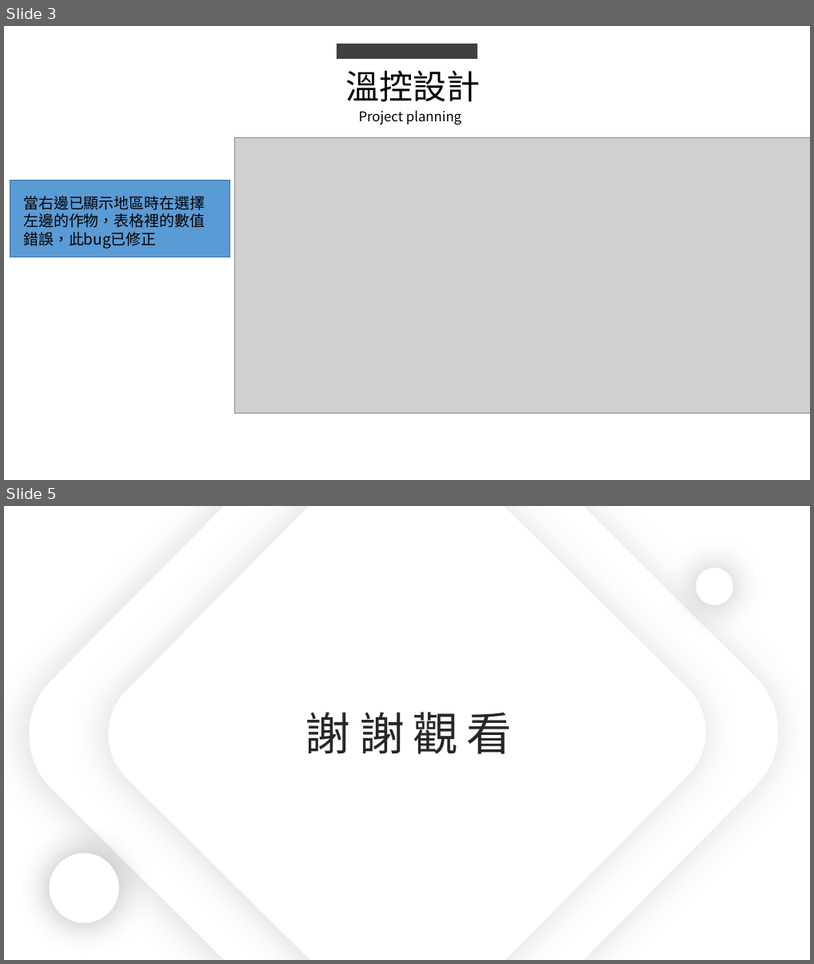
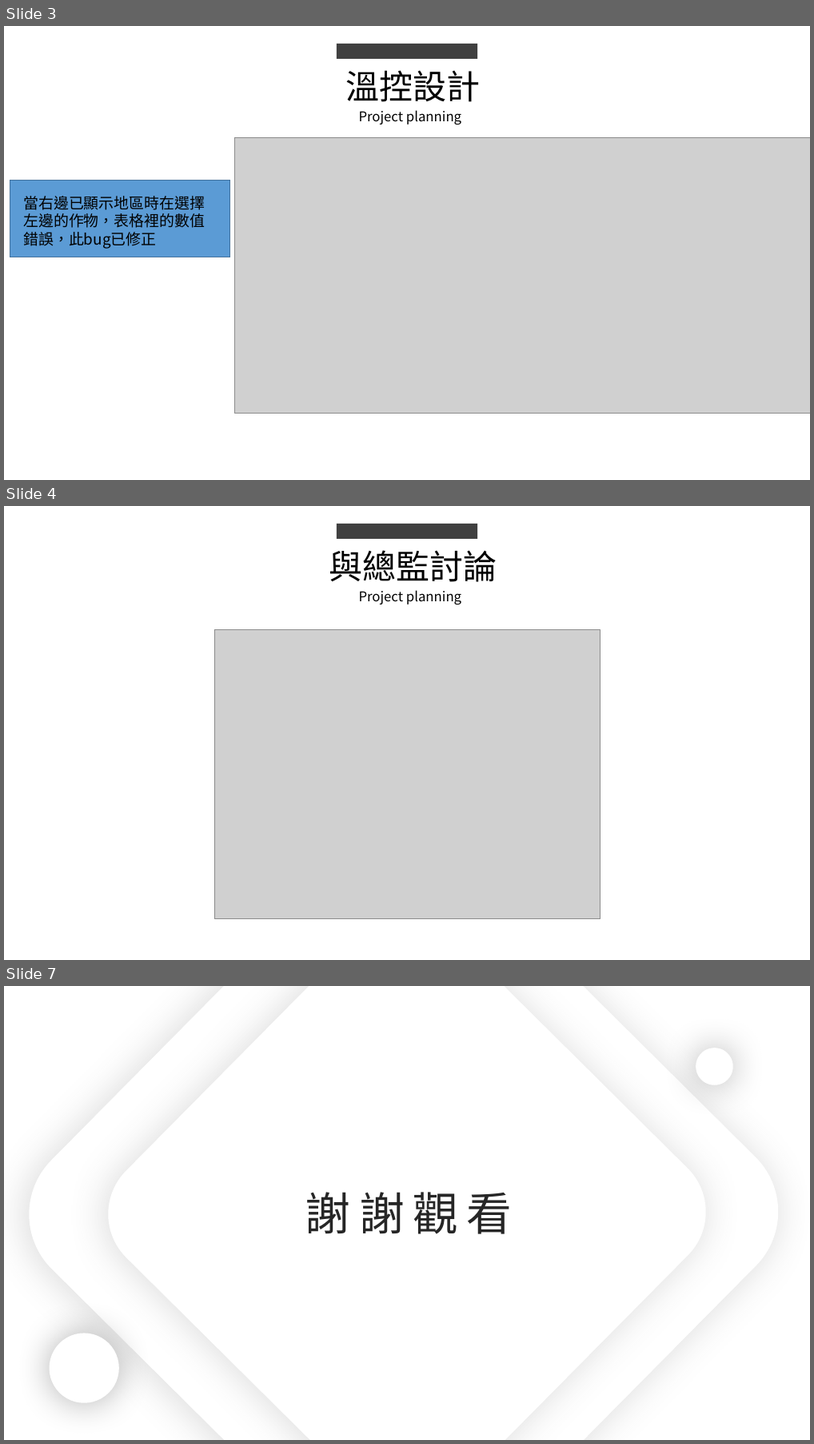
Before and after one commit to king637324/KnowledgeGreenhouseSystem, a slide deck: 工作日報_葉柏漢/2021.09/2021.09.07(加班)~2021.09.08工作日報_葉柏漢.pptx. Shown one above the other, each under a label of ours: slides 3 and 5 before the commit, slides 3, 4 and 7 after it; the slides between them are not shown. The pictures are 814x964 and 814x1444 pixels, drawn with LibreOffice and Linux fonts; fonts in the diff are those of the drawing; grey boxes stand for pictures. Boxes give left, top, right and bottom in pixels: in the first picture for what was removed or moved away, otherwise in the second. Text is boxed around its words. In the diff, an @@ line names an element or a change of style, - is before the commit and + after.

```diff
--- a/工作日報_葉柏漢/2021.09/2021.09.07(加班)~2021.09.08工作日報_葉柏漢.pptx
+++ b/工作日報_葉柏漢/2021.09/2021.09.07(加班)~2021.09.08工作日報_葉柏漢.pptx
@@ slide 4 added at <box>4,506,810,960</box>, background #FFFFFF @@
@@ rectangle added at <box>337,524,478,539</box>, fill #404040 @@
@@ text added at <box>330,550,498,582</box>, 40 pt, text #000000 @@
+與總監討論
@@ text added at <box>359,590,462,604</box>, 16 pt, text #000000 @@
+Project planning
@@ picture added at <box>214,629,601,919</box> @@
@@ what was slide 5 is now slide 7 @@
```
Also in this commit, not shown: 2 slides changed, 1 other slide added, 3 other files.
